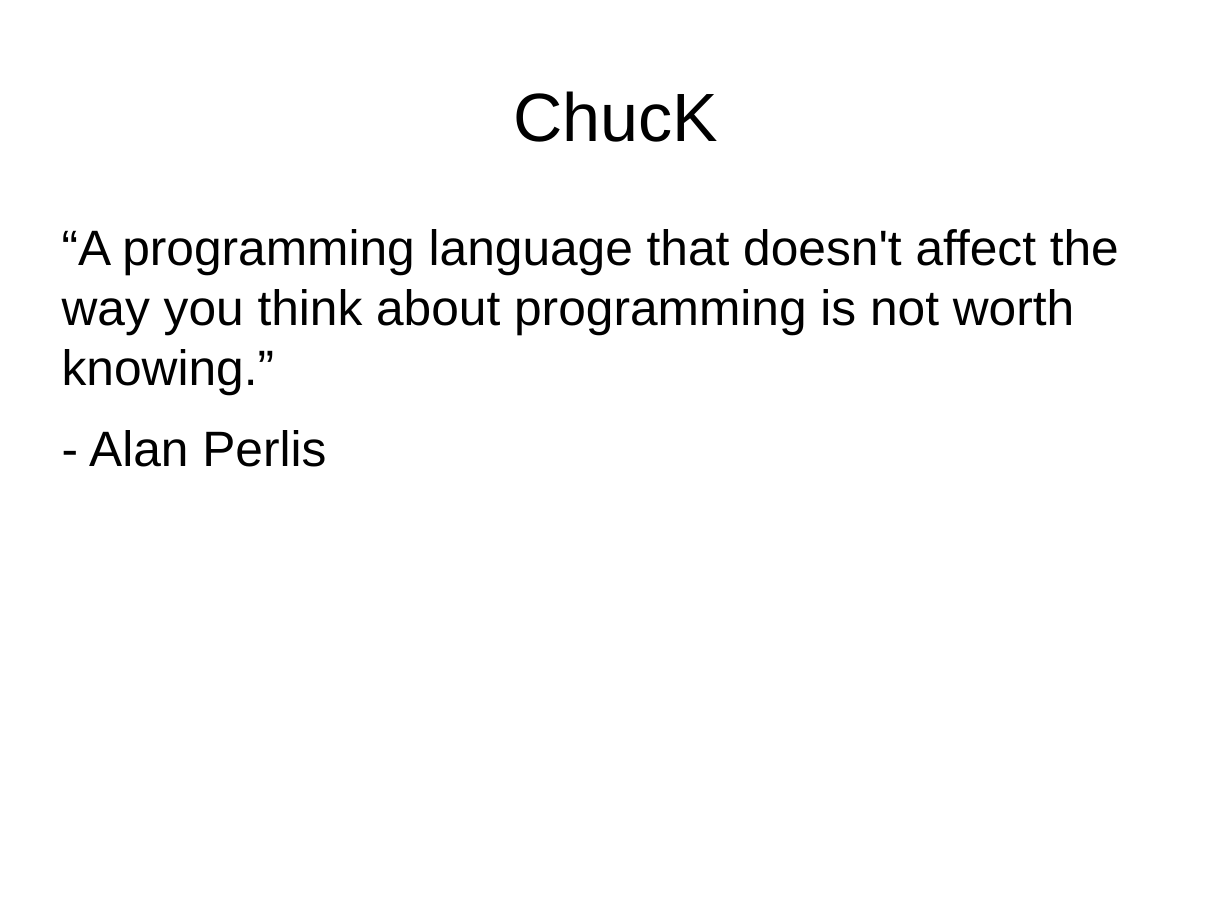
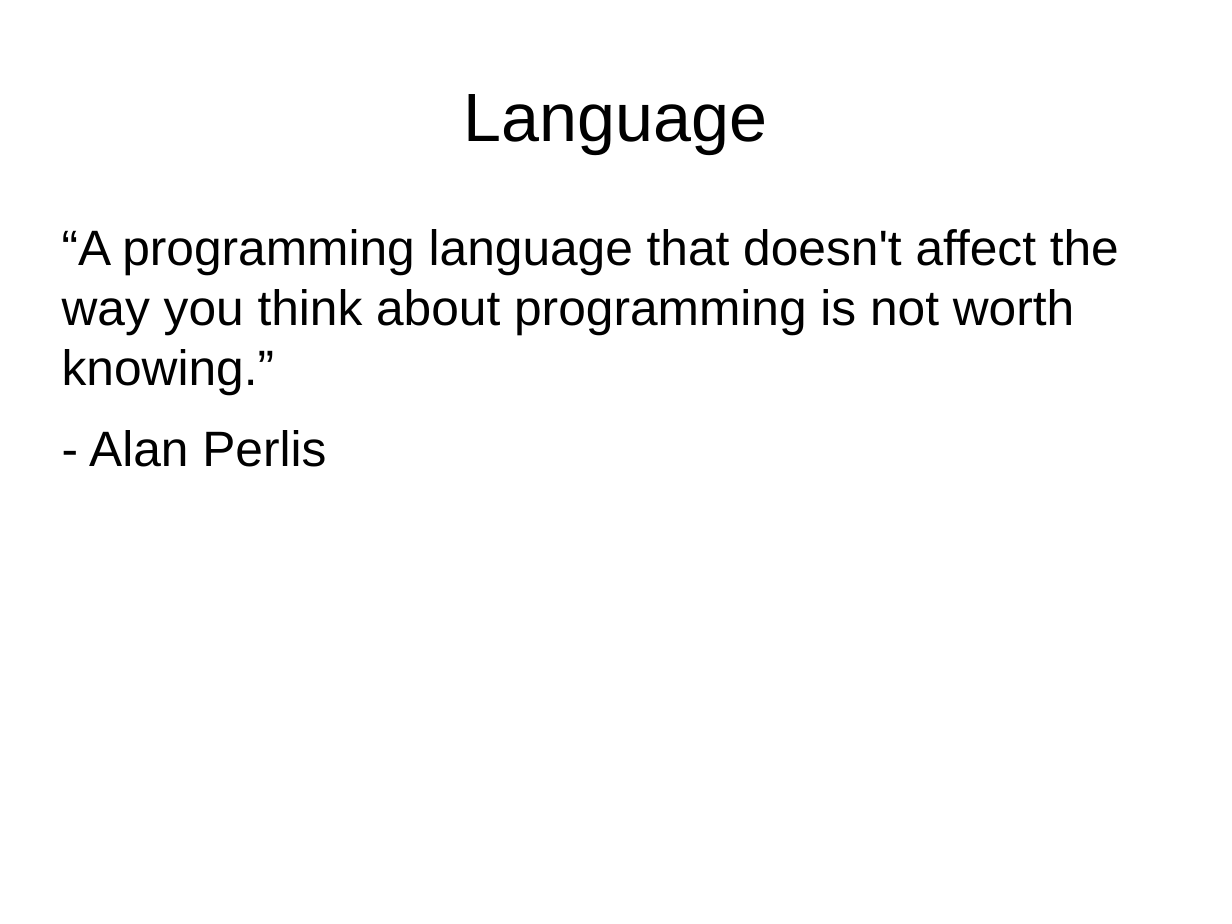
Before and after one commit to briansorahan/txlf-2013-chuck-talk, a slide deck: slide 14 of ChuckTalk.odp (slide 13 before the commit). Drawn at 1232x924 pixels with LibreOffice and Linux fonts; fonts in the diff are those of the drawing. Boxes give left, top, right and bottom in pixels: in the first picture for what was removed or moved away, otherwise in the second. Text is boxed around its words. In the diff, an @@ line names an element or a change of style, - is before the commit and + after.

```diff
--- a/ChuckTalk.odp
+++ b/ChuckTalk.odp
@@ title at bbox=[464, 94, 768, 153]: text changed @@
-ChucK
+Language
```
Also in this commit, not shown: 4 other slides changed, 3 slides removed, 3 other files.
